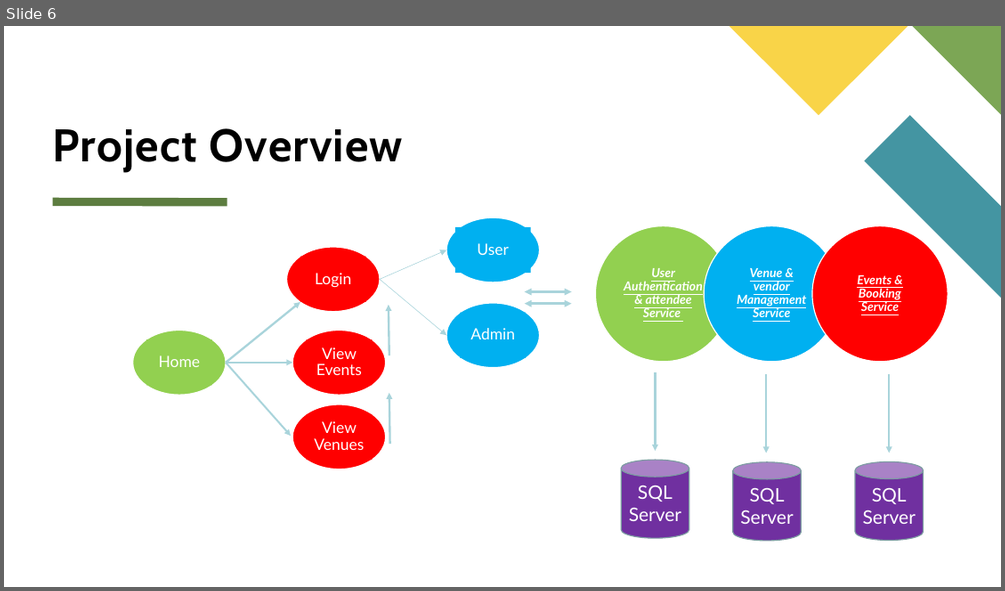
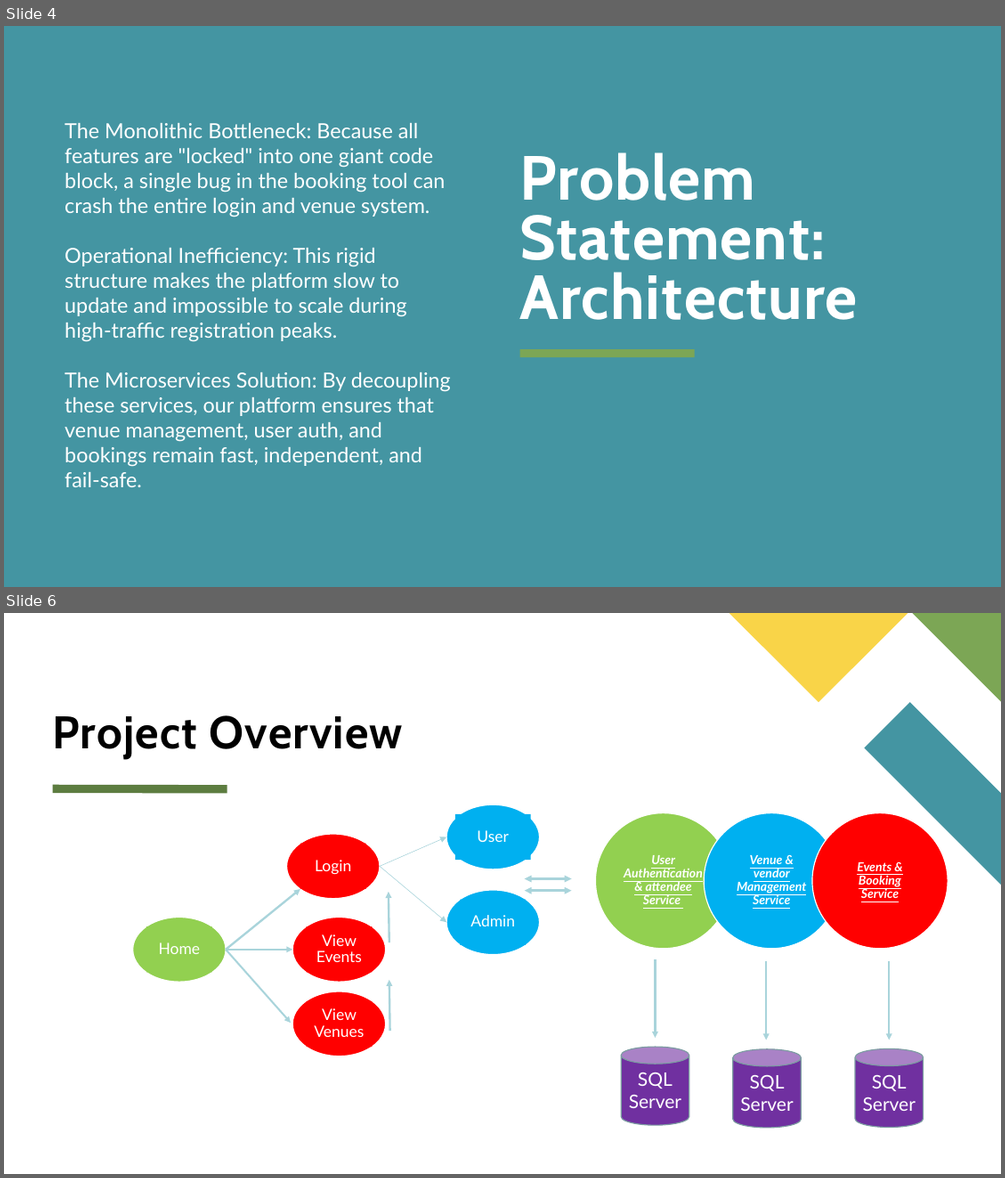
Before and after one commit to SohamTheG/EventZen, a slide deck: EventZen.pptx. Shown one above the other, each under a label of ours: slide 6 before the commit, slides 4 and 6 after it; the slides between them are not shown. The pictures are 1005x591 and 1005x1178 pixels, drawn with LibreOffice and Linux fonts; fonts in the diff are those of the drawing. Boxes give left, top, right and bottom in pixels: in the first picture for what was removed or moved away, otherwise in the second. Text is boxed around its words. In the diff, an @@ line names an element or a change of style, - is before the commit and + after.

```diff
--- a/EventZen.pptx
+++ b/EventZen.pptx
@@ slide 4 added at (4,26,1001,587), background #4495A2 @@
@@ text added at (65,123,451,487), 20 pt, text #FFFFFF @@
+The Monolithic Bottleneck: Because all features are "locked" into one giant code block, a single bug in the booking tool can crash the entire login and venue system.
+Operational Inefficiency: This rigid structure makes the platform slow to update and impossible to scale during high-traffic registration peaks.
+The Microservices Solution: By decoupling these services, our platform ensures that venue management, user auth, and bookings remain fast, independent, and fail-safe.
@@ title added at (520,152,858,320), 60 pt, text #FFFFFF, bold @@
+Problem Statement:
+Architecture
@@ rectangle added at (520,349,695,357), fill #7CA655 @@
```
Also in this commit, not shown: 2 slides changed, 5 other slides added, 1 slide removed, 12 other files.
